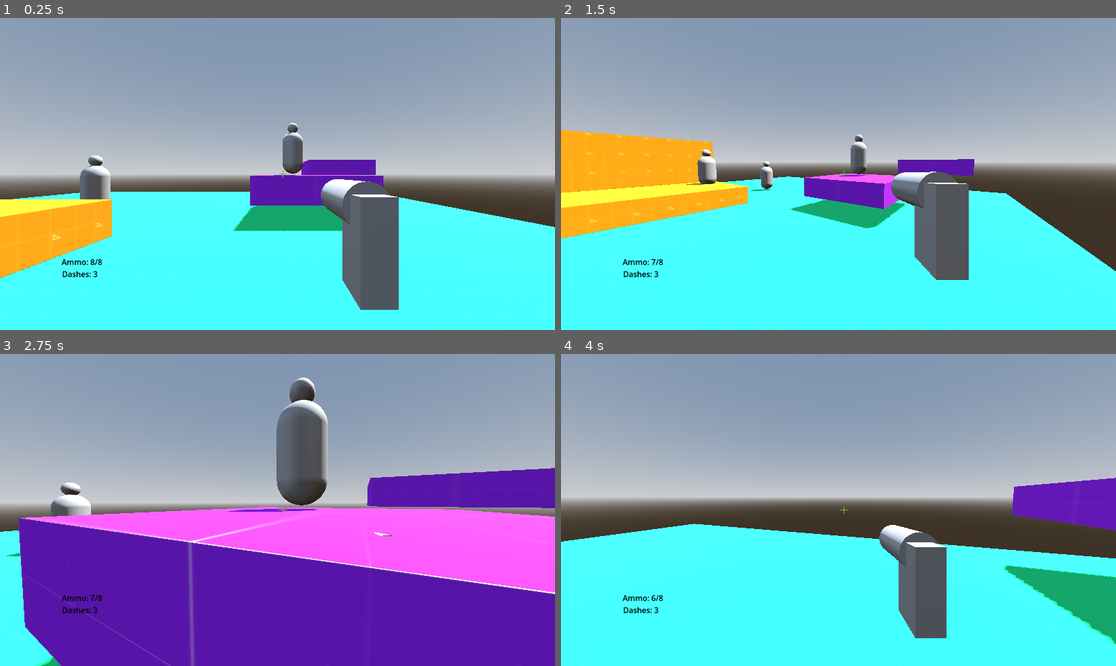
Above: before the commit, frames 1-4 (two rows, left to right).
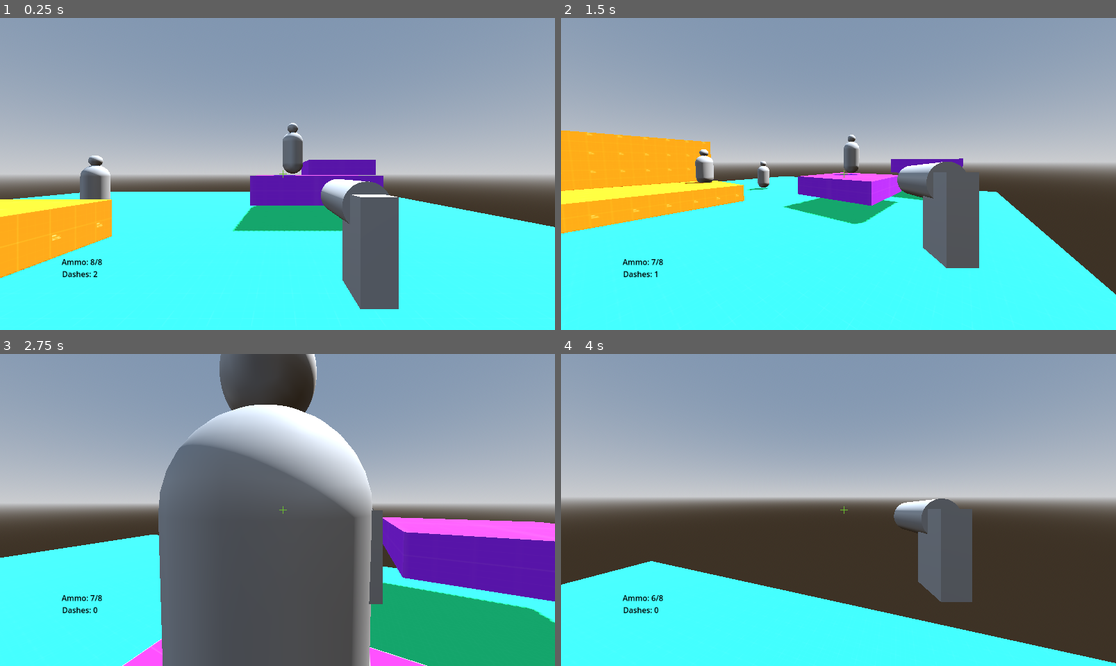
Above: after the commit, the same moments.

Repository: R1fty0/RetroShooter
Game: Godot game, scene res://scenes/main.tscn
Two runs of this game, one before a commit and one after it. Both use one fixed random seed, a clock stepped at 60 frames per second and the inputs below.
Inputs (mouse positions are in pixels of both pictures, inside the frame that each line leads up to):
- Up to frame 1 (0.25 s): no input
- Up to frame 2 (1.5 s): tap Enter (ui_accept) at 0.5 s; move the mouse to (960, 158) at 0.52 s; hold D (right) 0.53-1.28 s; hold Q (dash) 0.53-1.28 s; click (960, 158) at 0.67 s; tap Space (jump) at 0.77, 0.8, 1.07, 1.35 s; move the mouse to (810, 174) at 1.27 s; hold W (forward) from 1.28 s (still down)
- Up to frame 3 (2.75 s): keep holding W (forward); tap Space (jump) at 1.52, 1.82, 2.3 s; tap Q (dash) at 1.55 s; move the mouse to (288, 503) at 2.02 s; hold Q (dash) from 2.03 s (still down)
- Up to frame 4 (4 s): keep holding W (forward); move the mouse to (832, 516) at 2.77 s; release Q (dash) at 2.78 s; click (832, 516) at 2.85 s; tap Space (jump) at 3.02, 3.32, 3.77, 3.8 s; tap Q (dash) at 3.05 s; move the mouse to (877, 513) at 3.52 s; hold Q (dash) from 3.53 s (still down)

The runs differ from the first frame. In frame 1, less than 0.1% of the frame differs, in the area x 9-72%, y 46-94%; in frame 2, 6.1%; in frame 3, 61%, in the area x 0-100%, y 0-100%; in frame 4, 25%.
Error before the commit: Parse Error: Identifier "Event_Bus" not declared in the current scope. (res://scenes/ui/dash_counter/dash_counter.gd:10)

Commit message:
refactor: dash controller, added dash recharge queuing

Diff:
--- a/scenes/main.tscn
+++ b/scenes/main.tscn
@@ -1,9 +1,10 @@
-[gd_scene load_steps=17 format=3 uid="uid://bnc565g0rcg1r"]
+[gd_scene load_steps=18 format=3 uid="uid://bnc565g0rcg1r"]
 
 [ext_resource type="Texture2D" uid="uid://c2nkdho5d1ng0" path="res://assets/textures/prototype/texture_03.png" id="1_0wfyh"]
 [ext_resource type="Texture2D" uid="uid://bydxsfxkrklh7" path="res://assets/textures/prototype/texture_01.png" id="1_o5qli"]
 [ext_resource type="PackedScene" uid="uid://b8ixtymwutihb" path="res://scenes/player/player.tscn" id="3_sugp2"]
 [ext_resource type="Texture2D" uid="uid://6b8nf1utvjxk" path="res://assets/textures/prototype/texture_02.png" id="4_tbgi4"]
+[ext_resource type="PackedScene" uid="uid://quq3nl58vl68" path="res://scenes/ui/ui_manager/ui_manager.tscn" id="5_choun"]
 [ext_resource type="PackedScene" uid="uid://rly8w7ex0y72" path="res://scenes/ui/dash_counter/dash_counter.tscn" id="5_tefeu"]
 [ext_resource type="PackedScene" uid="uid://qb1hjy67bcgj" path="res://scenes/dummy_target/dummy_target.tscn" id="6_tefeu"]
 [ext_resource type="PackedScene" uid="uid://cxryb8gnft8lh" path="res://scenes/ui/ammo_counter/ammo_counter.tscn" id="6_tipki"]
@@ -41,15 +42,10 @@
 
 [node name="Player" parent="." instance=ExtResource("3_sugp2")]
 transform = Transform3D(1, 0, 0, 0, 1, 0, 0, 0, 1, 4.94828, 0, 0)
-dash_speed = 15.0
 
 [node name="ProjectileShootingComponent" parent="Player/Head/Gun/Barrel" index="1"]
 std_reload_time = 1.0
 tac_reload_time = 0.5
-
-[node name="DashDurationTimer" parent="Player/DashController" index="1"]
-one_shot = true
-autostart = false
 
 [node name="Environment" type="Node" parent="."]
 
@@ -98,12 +94,12 @@
 use_collision = true
 size = Vector3(2, 4, 15)
 
-[node name="UI" type="CanvasLayer" parent="."]
+[node name="UIManager" parent="." instance=ExtResource("5_choun")]
 
-[node name="DashCounter" parent="UI" node_paths=PackedStringArray("dash_controller") instance=ExtResource("5_tefeu")]
+[node name="DashCounter" parent="UIManager" node_paths=PackedStringArray("dash_controller") instance=ExtResource("5_tefeu")]
 dash_controller = NodePath("../../Player/DashController")
 
-[node name="AmmoCounter" parent="UI" node_paths=PackedStringArray("player_gun") instance=ExtResource("6_tipki")]
+[node name="AmmoCounter" parent="UIManager" node_paths=PackedStringArray("player_gun") instance=ExtResource("6_tipki")]
 offset_left = 128.0
 offset_top = 495.0
 offset_right = 246.0
@@ -113,7 +109,7 @@
 script = ExtResource("7_85g3d")
 player_gun = NodePath("../../Player/Head/Gun/Barrel/ProjectileShootingComponent")
 
-[node name="PlayerCrosshair" type="TextureRect" parent="UI"]
+[node name="PlayerCrosshair" type="TextureRect" parent="UIManager"]
 texture_filter = 1
 anchors_preset = 8
 anchor_left = 0.5
--- a/scenes/player/dash/dash_controller.gd
+++ b/scenes/player/dash/dash_controller.gd
@@ -1,64 +1,65 @@
 extends Node
 class_name DashController
 
+## How fast does the player move when dashing.
+@export var dash_speed: float = 100.0
 ## How long does a single dash last for.
 @export var dash_duration: float = 0.02
 ## How long does it take for each dash to recharge
 @export var dash_recharge_time: float = 1.0
 ## How many potenial dashes can the player have at one time.
 @export var max_dash_count: int = 3
-## How long after the last dash does recharging start.
-@export var dash_recharge_delay: float = 0.30
+
 
 ## References
-@onready var player: CharacterBody3D = $".."
-## Timer that manages how long dashes take to recharge (yes I know the naming is stupid, should be recharge).
+@onready var player: Player = $".."
+
 @onready var dash_recharge_timer: Timer = $DashRechargeTimer
 @onready var dash_duration_timer: Timer = $DashDurationTimer
-@onready var dash_recharge_delay_timer: Timer = $DashRechargeDelayTimer
 
 var current_dash_count: int = 3
 var can_dash: bool = true
-var can_recharge_dash: bool = true
+## Keeps track if a dash was recharging
+var dash_was_recharging: bool = false
 
 func _ready() -> void:
+	current_dash_count = max_dash_count
+	player.dash_speed = dash_speed
+	# Set up dash recharge timer.
 	dash_recharge_timer.wait_time = dash_recharge_time
+	dash_recharge_timer.autostart = false
+	dash_recharge_timer.one_shot = true
+	# Set up dash duration timer.
 	dash_duration_timer.wait_time = dash_duration
-	dash_recharge_delay_timer.wait_time = dash_recharge_delay
-	current_dash_count = max_dash_count
+	dash_duration_timer.autostart = false
+	dash_duration_timer.one_shot = true
 
 func _input(event: InputEvent) -> void:
 	# Prevent the player from dashing if they are out of dashes.
-	if current_dash_count <= 0:
+	if current_dash_count == 0:
 		can_dash = false
 		return
+	# Start a dash.
 	if event.is_action_pressed("dash") and can_dash:
 		SignalBus.start_player_dash.emit()
+		dash_duration_timer.start()
+		# Pause the dash recharge timer if its running.
+		if dash_recharge_timer.is_stopped() == false:
+			dash_recharge_timer.paused = true
+			dash_was_recharging = true
 		current_dash_count -= 1
-		# Reset the recharge dash timer and start the recharge delay timer
-		# if the player uses dash before a dash fully recharges.
-		if !dash_recharge_timer.is_stopped():
-			# Start the recharge delay timer.
-			dash_recharge_delay_timer.start()
-			can_recharge_dash = false
-			# Reset the recharge dash timer
-			dash_recharge_timer.wait_time = dash_recharge_time
-		else:
-			dash_recharge_delay_timer.start()
-			can_recharge_dash = false
 		can_dash = false
 
 func _on_dash_duration_timer_timeout() -> void:
 	SignalBus.end_player_dash.emit()
-	dash_recharge_timer.start()
+	# Unpause dash recharge timer if it was paused prior to starting this dash.
+	if dash_was_recharging:
+		dash_recharge_timer.paused = false
+	else:
+		dash_recharge_timer.start()
 	can_dash = true
 
-func _on_dash_recharge_delay_timer_timeout() -> void:
-	dash_recharge_timer.start()
-	can_recharge_dash = true
-
 func _on_dash_recharge_timer_timeout() -> void:
+	if current_dash_count <= 0:
+		can_dash = true
 	current_dash_count += 1
-	# Keep recharing dashes if we are still missing dashes.
-	if can_recharge_dash and current_dash_count < max_dash_count and dash_recharge_timer.is_stopped():
-		dash_recharge_timer.start()
--- a/scenes/player/dash/dash_controller.tscn
+++ b/scenes/player/dash/dash_controller.tscn
@@ -10,11 +10,7 @@
 one_shot = true
 
 [node name="DashDurationTimer" type="Timer" parent="."]
-autostart = true
-
-[node name="DashRechargeDelayTimer" type="Timer" parent="."]
 one_shot = true
 
 [connection signal="timeout" from="DashRechargeTimer" to="." method="_on_dash_recharge_timer_timeout"]
 [connection signal="timeout" from="DashDurationTimer" to="." method="_on_dash_duration_timer_timeout"]
-[connection signal="timeout" from="DashRechargeDelayTimer" to="." method="_on_dash_recharge_delay_timer_timeout"]
--- a/scenes/player/player.gd
+++ b/scenes/player/player.gd
@@ -6,7 +6,6 @@
 
 
 @export_group("Movement")
-@export var dash_speed: float = 23.0
 ## Normal speed.
 @export var run_speed : float = 7.0
 ## Speed of jump.
@@ -26,6 +25,7 @@
 var mouse_captured : bool = false
 var look_rotation : Vector2
 var move_speed : float = 0.0
+var dash_speed: float = 23.0
 
 ## IMPORTANT REFERENCES
 @onready var head: Node3D = $Head
@@ -35,6 +35,8 @@
 var dashing: bool = false
 
 func _ready() -> void:
+	SignalBus.connect("start_player_dash", _start_dash)
+	SignalBus.connect("end_player_dash", _end_dash)
 	look_rotation.y = rotation.y
 	look_rotation.x = head.rotation.x
 	move_speed = run_speed
@@ -52,10 +54,12 @@
 
 
 func _physics_process(delta: float) -> void:
+	# Apply gravity if we are in the air.
 	if not is_on_floor():
 		var gravity = ProjectSettings.get_setting("physics/3d/default_gravity")
 		velocity.y -= gravity * delta
 
+	# Start jumping.
 	if Input.is_action_just_pressed("jump") and is_on_floor():
 		velocity.y = jump_velocity
 
@@ -81,12 +85,13 @@
 	# Camera headbobbing.
 	current_bob_time += delta * velocity.length() * float(is_on_floor())
 	camera.transform.origin = _get_camera_next_headbob_pos(current_bob_time)
-	move_and_slide()
 
 	# Camera fov changes.
 	var velocity_clamped = clamp(velocity.length(), 0.5, dash_speed * 2)
 	var target_fov = BASE_FOV + FOV_CHANGE * velocity_clamped
 	camera.fov = lerp(camera.fov, target_fov, delta * 8.0)
+
+	move_and_slide()
 
 func _get_camera_next_headbob_pos(bob_time):
 	var pos = Vector3.ZERO
@@ -116,9 +121,8 @@
 	Input.set_mouse_mode(Input.MOUSE_MODE_VISIBLE)
 	mouse_captured = false
 
-
-func _on_dash_controller_end_dash() -> void:
+func _end_dash() -> void:
 	dashing = false
 
-func _on_dash_controller_start_dash() -> void:
+func _start_dash() -> void:
 	dashing = true
--- a/scenes/player/player.tscn
+++ b/scenes/player/player.tscn
@@ -10,7 +10,6 @@
 
 [node name="Player" type="CharacterBody3D"]
 script = ExtResource("1_8afob")
-dash_speed = 100.0
 jump_velocity = 8.0
 
 [node name="PhysicalCollider" type="CollisionShape3D" parent="."]
@@ -29,6 +28,9 @@
 projectile_damage = 20.0
 
 [node name="DashController" parent="." instance=ExtResource("3_lvxji")]
+dash_speed = 25.0
+dash_recharge_time = 2.25
+max_dash_count = 2
 
 [editable path="Head/Gun"]
 [editable path="Head/Gun/Barrel/ProjectileShootingComponent"]
--- a/scenes/ui/dash_counter/dash_counter.gd
+++ b/scenes/ui/dash_counter/dash_counter.gd
@@ -3,8 +3,5 @@
 @export var dash_controller: DashController
 
 
-func _process(delta: float) -> void:
+func _process(_delta: float) -> void:
 	text = "Dashes: " + str(dash_controller.current_dash_count)
-
-func _ready() -> void:
-	Event_Bus
--- /dev/null
+++ b/scenes/ui/ui_manager/ui_manager.gd
@@ -0,0 +1,2 @@
+extends CanvasLayer
+class_name UIManager
--- /dev/null
+++ b/scenes/ui/ui_manager/ui_manager.tscn
@@ -0,0 +1,6 @@
+[gd_scene load_steps=2 format=3 uid="uid://quq3nl58vl68"]
+
+[ext_resource type="Script" uid="uid://g6ngv5fov2pu" path="res://scenes/ui/ui_manager/ui_manager.gd" id="1_7vywp"]
+
+[node name="UIManager" type="CanvasLayer"]
+script = ExtResource("1_7vywp")
Not shown, added: scenes/ui/ui_manager/ui_manager.gd.uid
